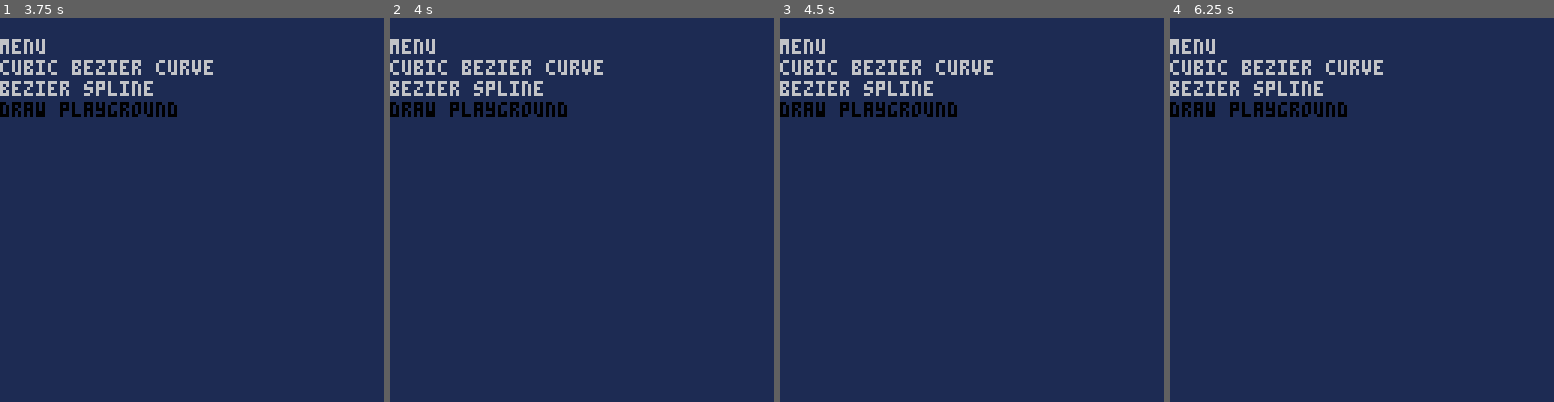
Above: before the commit, frames 1-4 (left to right).
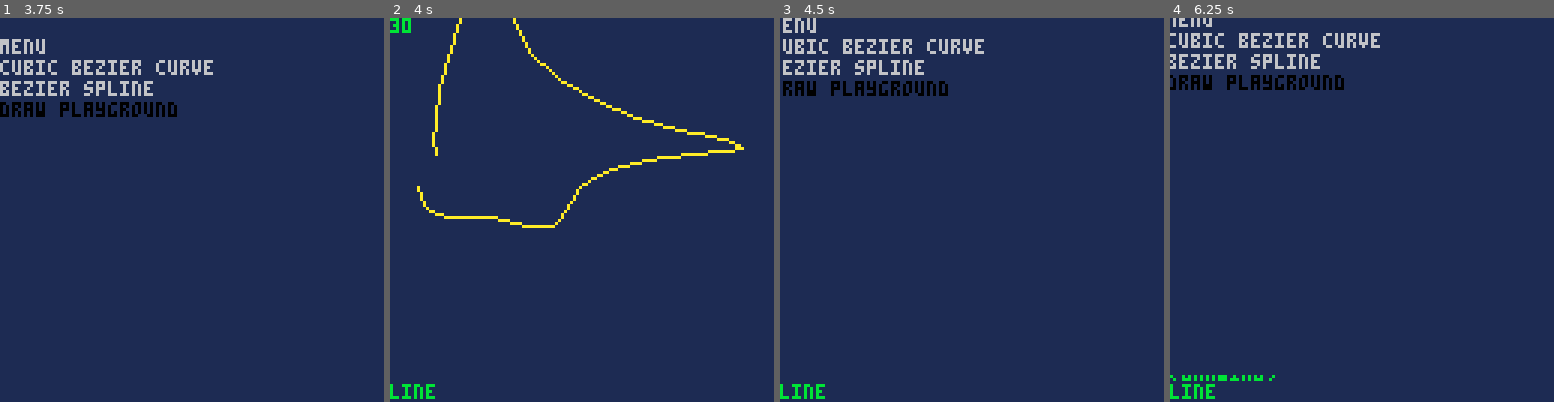
Above: after the commit, the same moments.

Repository: ajbowen249/pico-8-bezier
Game: PICO-8 cartridge bezier.p8
The game is run twice, just before and just after one commit, with the same random seed, the same clock (stepped at 60 frames per second) and the same inputs.
Inputs:
- Up to frame 1 (3.75 s): tap X (X key) at 0.33, 1.07, 1.85, 2.97 s; tap O (Z key) at 0.7, 1.7, 2.1, 2.5, 2.9, 3.3, 3.7 s; hold Right 1.6-2.1 s; hold P2 Left 1.6-2.1 s; hold Up 2.15-2.42 s; hold P2 Down 2.15-2.42 s; hold Right 2.47-3.03 s; hold P2 Left 2.47-3.03 s; hold Left 3.08-3.58 s; hold P2 Right 3.08-3.58 s; hold Down from 3.63 s (still down); hold P2 Up from 3.63 s (still down)
- Up to frame 2 (4 s): release Down at 3.97 s; release P2 Up at 3.97 s
- Up to frame 3 (4.5 s): hold Right from 4.02 s (still down); hold P2 Left from 4.02 s (still down); tap X (X key) at 4.08 s; tap O (Z key) at 4.1 s
- Up to frame 4 (6.25 s): tap O (Z key) every 0.4 s from 4.5 to 6.1 s; release Right at 4.68 s; release P2 Left at 4.68 s; hold Up 4.73-5.03 s; hold P2 Down 4.73-5.03 s; hold Left 5.08-5.68 s; hold P2 Right 5.08-5.68 s; tap X (X key) at 5.2 s; hold Down 5.73-6.03 s; hold P2 Up 5.73-6.03 s; hold Right from 6.08 s (still down); hold P2 Left from 6.08 s (still down)

Frame 1 is identical in both runs. In frame 2, 4.6% of the frame differs, in the area x 0-93%, y 0-100%; in frame 3, 4.6%; in frame 4, 5.3%, in the area x 0-56%, y 0-100%.

Commit message:
add drawing mode switch

Diff:
--- a/bezier.p8
+++ b/bezier.p8
@@ -604,6 +604,13 @@
 -- weird star
 -- 4,11.5,56.5,7.5,49,28.5,-37.5,40,6.5,40,6.5,51.5,50.5,158,47.5,100,52.5,100,52.5,42,57.5,70,82.25,45,76,45,76,20,69.75,13,78.625,9.5,63.5
 dp1s = {} -- drawing playground 1 state
+
+dp1s_mode_names = {
+  "line",
+  "recursive fill",
+  "quadtree fill",
+}
+
 function init_draw_playground_1()
   if bsds.spline == nil then
     init_bez_spline_demo()
@@ -613,6 +620,8 @@
   dp1s.incr = 0.1
   dp1s.c_x = 0
   dp1s.c_y = 0
+  dp1s.mode = 1
+  dp1s.transitioned = false
 end
 
 function is_in_bounds(p, bounds)
@@ -721,15 +730,27 @@
   camera(dp1s.c_x, dp1s.c_y)
   local spline = calc_bez_spline(dp1s.spline, dp1s.incr, 1)
 
+  print(stat(7), dp1s.c_x, dp1s.c_y, 11)
+  print(dp1s_mode_names[dp1s.mode], dp1s.c_x, dp1s.c_y + (128 - 6), 11)
+
+  if not dp1s.transitioned then
+    print("(drawing)", dp1s.c_x, dp1s.c_y + (128 - 12), 11)
+    dp1s.transitioned = true
+    return
+  end
+
   draw_vector_line(spline.curves, 10)
   local start_point = spline.curves[1].points[1]
   local last_curve = spline.curves[#spline.curves]
   local end_point = last_curve.points[#last_curve.points]
-  line(start_point.x, start_point.y, end_point.x, end_point.y, 10)
-  flood_fill(point(20, 20), 10, { screen_bounds })
-  -- fill_sectors(spline.curves, 16, 10)
-
-  print(stat(7), dp1s.c_x, dp1s.c_y, 11)
+
+  if dp1s.mode == 2 then
+    line(start_point.x, start_point.y, end_point.x, end_point.y, 10)
+    flood_fill(point(20, 20), 10, { screen_bounds })
+  elseif dp1s.mode == 3 then
+    line(start_point.x, start_point.y, end_point.x, end_point.y, 10)
+    fill_sectors(spline.curves, 16, 10)
+  end
 end
 
 function update_draw_playground_1()
@@ -749,6 +770,22 @@
 
   if btn(3) then
     dp1s.c_y += camera_move
+  end
+
+  if btnp(0, 1) then
+    dp1s.mode = dp1s.mode - 1
+    dp1s.transitioned = false
+  end
+
+  if btnp(1, 1) then
+    dp1s.mode = dp1s.mode + 1
+    dp1s.transitioned = false
+  end
+
+  if dp1s.mode < 1 then
+    dp1s.mode = 1
+  elseif dp1s.mode > #dp1s_mode_names then
+    dp1s.mode = #dp1s_mode_names
   end
 
   if btnp(4) then
